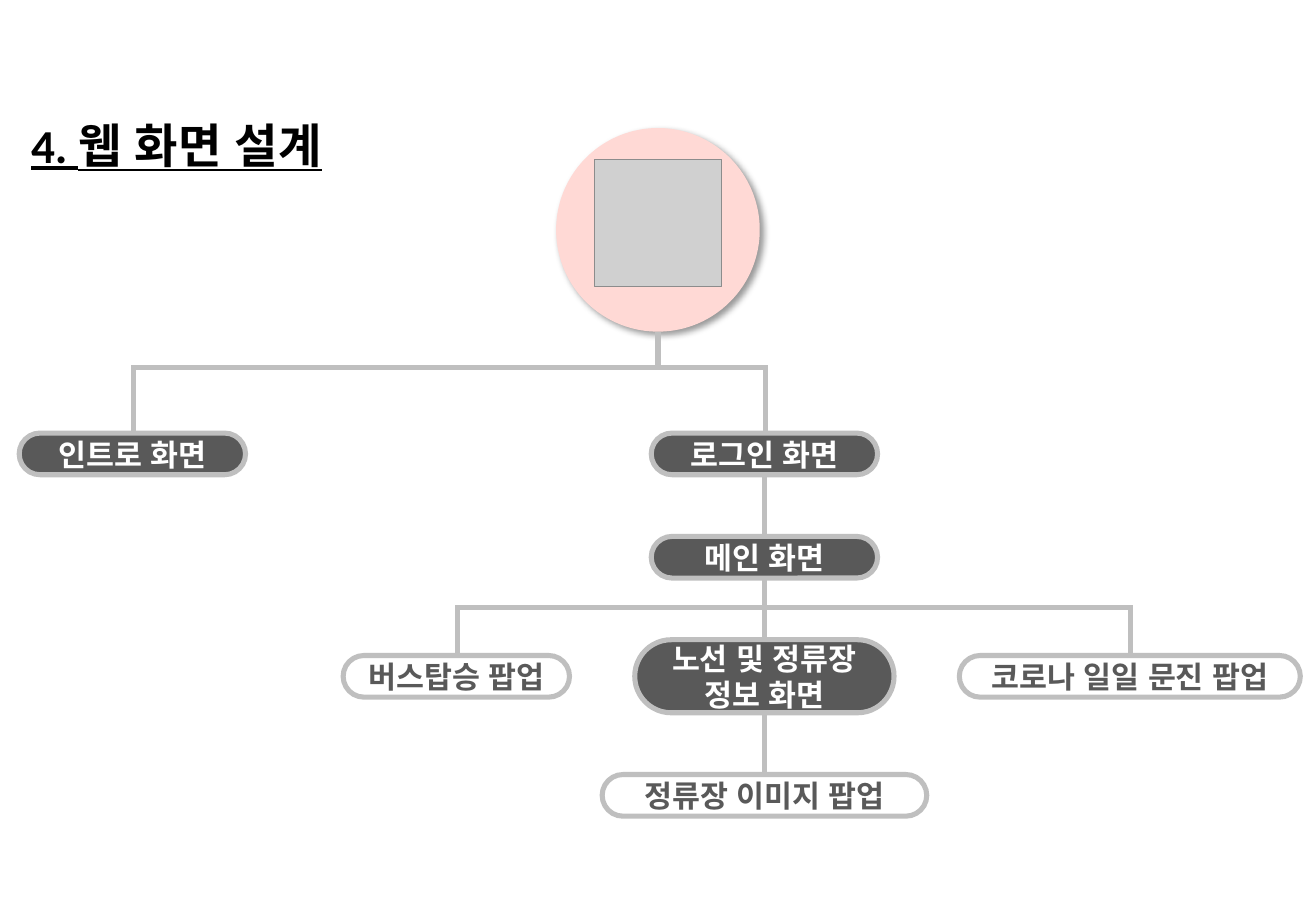
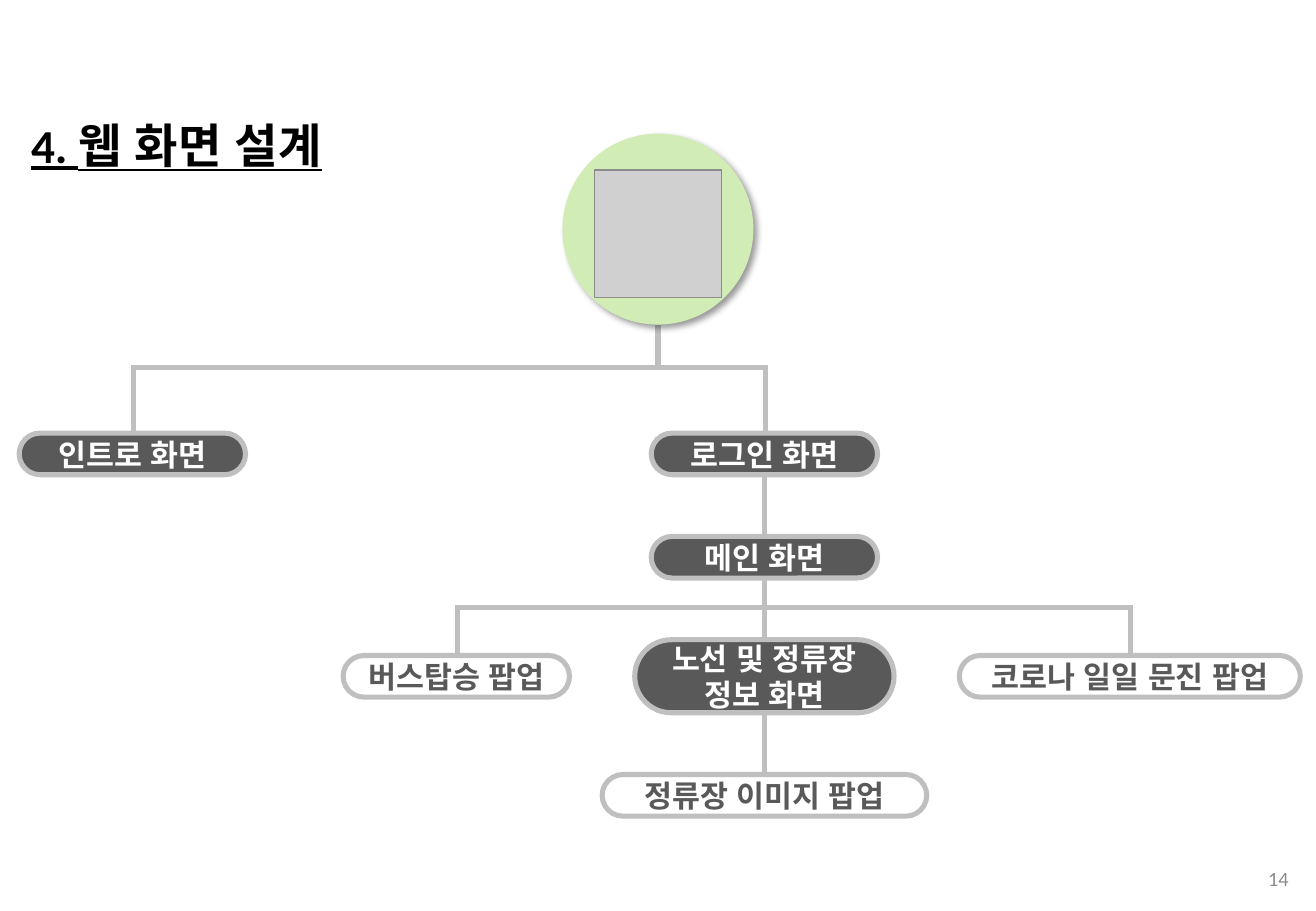
Before and after one commit to 201324549/BeaconProject, a slide deck: slide 14 of ShuttleBusFinalPresentation(v1.1)_ing.pptx (slide 12 before the commit). Drawn at 1316x911 pixels with LibreOffice and Linux fonts; fonts in the diff are those of the drawing; grey boxes stand for pictures; background and template pictures are left out. Boxes give left, top, right and bottom in pixels: in the first picture for what was removed or moved away, otherwise in the second. Text is boxed around its words. In the diff, an @@ line names an element or a change of style, - is before the commit and + after.

```diff
--- a/ShuttleBusFinalPresentation(v1.1)_ing.pptx
+++ b/ShuttleBusFinalPresentation(v1.1)_ing.pptx
@@ ellipse: place and size @@
-ellipse at [557,128,761,332]
+ellipse at [563,134,753,324]
@@ ellipse at [563,134,753,324]: fill #FFD9D5 to #D2ECB6 @@
@@ picture: place and size @@
-picture at [594,159,722,287]
+picture at [594,170,722,298]
@@ line moved from (659, 332) - (659, 366) to (659, 324) - (659, 367) @@
@@ page number added at [1268,873,1288,886], 12 pt, text #8C8C8C @@
+14
```
Also in this commit, not shown: 20 other slides changed, 4 slides added, 1 slide removed.
